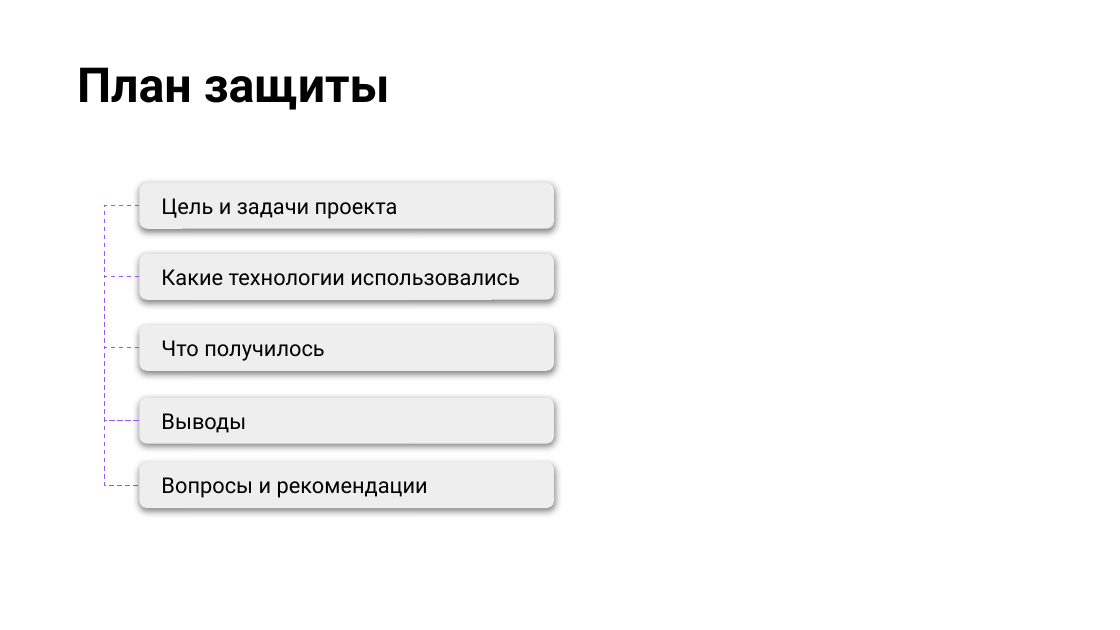
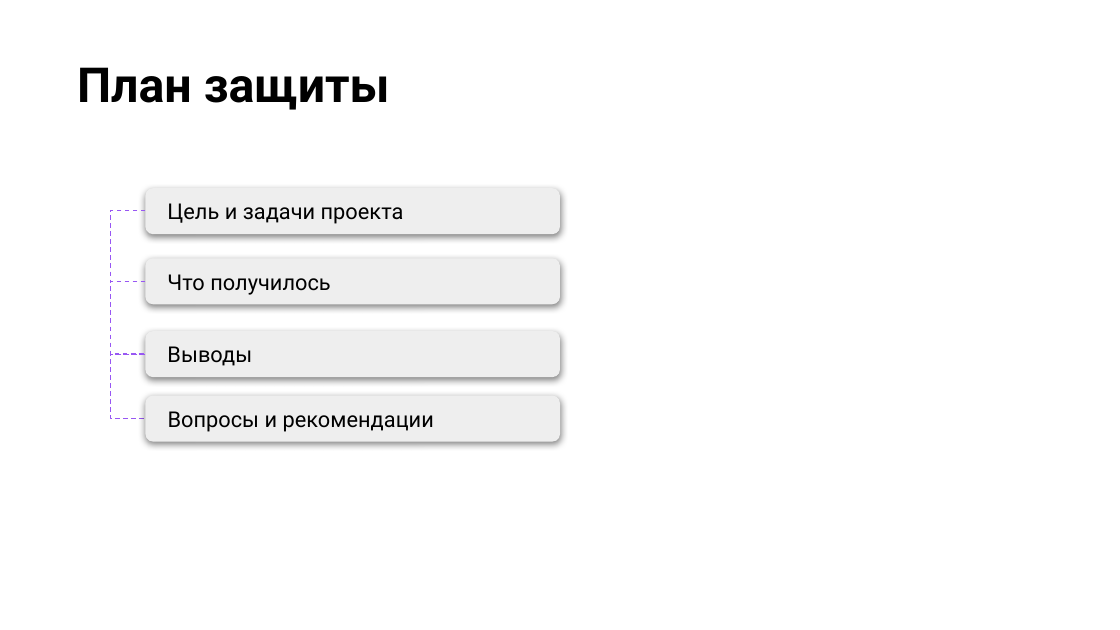
Before and after one commit to FrozenViking13/OTUS_NE, a slide deck: slide 4 of OTUS_NE_PROF/Project/Презентация Вельдин А NetEngProf.pptx. Drawn at 1120x630 pixels with LibreOffice and Linux fonts; fonts in the diff are those of the drawing; background and template pictures are left out. Boxes give left, top, right and bottom in pixels: in the first picture for what was removed or moved away, otherwise in the second. Text is boxed around its words. In the diff, an @@ line names an element or a change of style, - is before the commit and + after.

```diff
--- a/OTUS_NE_PROF/Project/Презентация Вельдин А NetEngProf.pptx
+++ b/OTUS_NE_PROF/Project/Презентация Вельдин А NetEngProf.pptx
@@ elbow line removed from (139, 206) to (140, 277) @@
@@ rounded rectangle "Цель и задачи проекта": place and size @@
-rounded rectangle "Цель и задачи проекта" at box(139, 183, 553, 228)
+rounded rectangle "Цель и задачи проекта" at box(146, 188, 560, 234)
@@ rounded rectangle removed at box(139, 254, 553, 300) @@
-Какие технологии использовались
@@ 3 elbow lines, 2 rounded rectangles: place and size @@
-3 elbow lines, 2 rounded rectangles at box(110, 277, 553, 485)
+3 elbow lines, 2 rounded rectangles at box(116, 211, 560, 419)
@@ rounded rectangle "Вопросы и рекомендации": place and size @@
-rounded rectangle "Вопросы и рекомендации" at box(139, 463, 553, 508)
+rounded rectangle "Вопросы и рекомендации" at box(146, 395, 560, 441)
```
Also in this commit, not shown: 1 other slide changed, 1 slide added, 2 slides removed, 3 other files.
